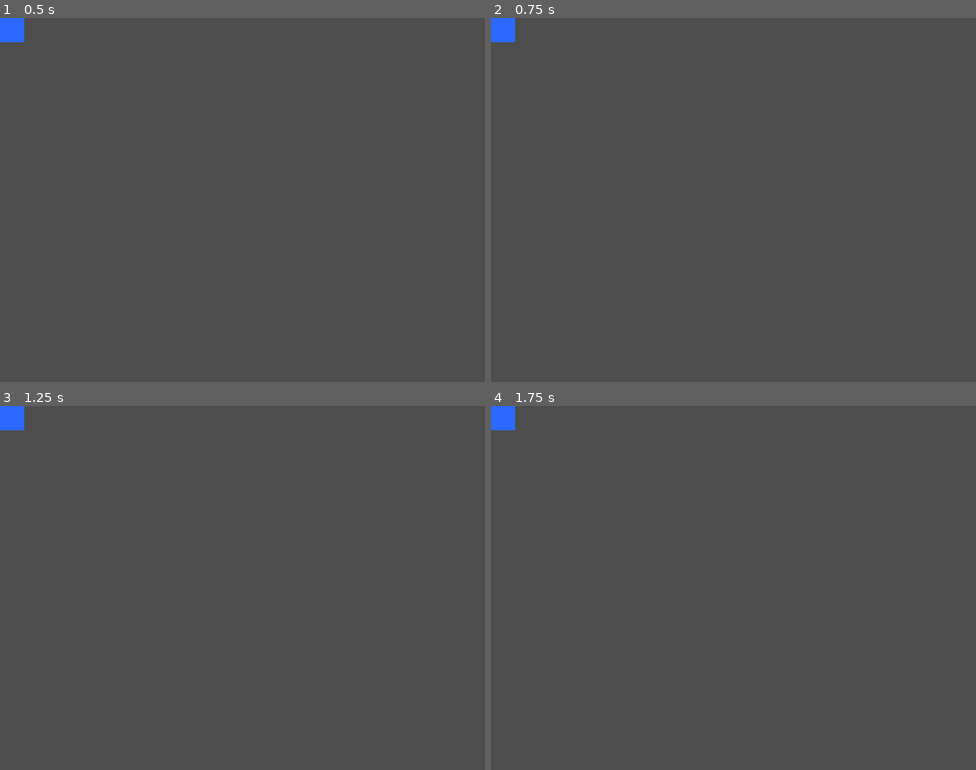
Above: before the commit, frames 1-4 (two rows, left to right).
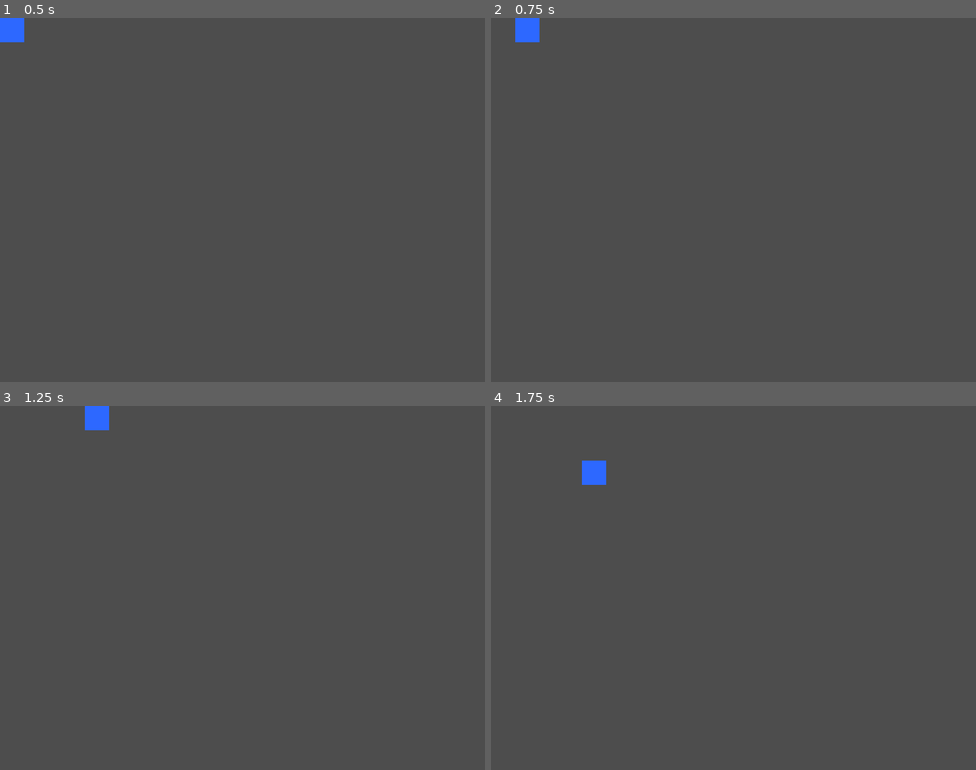
Above: after the commit, the same moments.

Repository: Programmjuan01/game_prueba_piloto
Game: Godot game, scene res://player.tscn
Two runs of this game, one before a commit and one after it. Both use one fixed random seed, a clock stepped at 60 frames per second and the inputs below. This scene is started directly instead of the project's main scene.
Inputs:
- Up to frame 1 (0.5 s): no input
- Up to frame 2 (0.75 s): tap Enter at 0.5 s; hold Right (ui_right) from 0.53 s (still down)
- Up to frame 3 (1.25 s): keep holding Right (ui_right)
- Up to frame 4 (1.75 s): release Right (ui_right) at 1.28 s; hold Down (ui_down) from 1.28 s (still down)

Frame 1 is identical in both runs. In frame 2, 0.7% of the frame differs, in the area x 0-10%, y 0-7%; in frame 3, 0.7%; in frame 4, 0.7%.

Commit message:
180226 2-55PM

Diff:
--- a/main.gd
+++ b/main.gd
@@ -38,21 +38,6 @@
 	load_game_scene()
 	# NO agregar jugador ID:1 — el servidor no es un jugador
 
-
-	multiplayer.multiplayer_peer = peer
-	print("Servidor WebSocket escuchando en puerto ", PORT)
-	if has_node("UI"):
-		get_node("UI").hide()
-	load_game_scene()
-	# NO agregar jugador ID:1 — el servidor no es un jugador
-	multiplayer.multiplayer_peer = peer
-	print("Servidor WebSocket escuchando en puerto ", PORT)
-	# Ocultar UI (no existe en headless)
-	if has_node("UI"):
-		get_node("UI").hide()
-	# Cargar escena de juego directamente
-	load_game_scene()
-
 # ──────────────────────────────────────────
 #  HOST desde editor/ejecutable con ventana
 # ──────────────────────────────────────────
@@ -64,7 +49,6 @@
 		return
 	multiplayer.multiplayer_peer = peer
 	print("Servidor WebSocket iniciado en puerto ", PORT)
-
 	load_game_scene()
 
 # ──────────────────────────────────────────
@@ -72,7 +56,17 @@
 # ──────────────────────────────────────────
 func join_game(ip: String):
 	var peer = WebSocketMultiplayerPeer.new()
-	var url = "ws://" + ip + ":" + str(PORT)
+	var url: String
+
+	if OS.get_name() == "Web":
+		# Desde el navegador: el proxy HTTPS (node server.js) escucha en el
+		# mismo puerto 8080 y reenvía al servidor Godot en 7777.
+		# wss:// es obligatorio desde páginas HTTPS (ws:// es bloqueado).
+		url = "wss://" + ip + ":8080"
+	else:
+		# Nativo (editor, ejecutable): conectar directo al servidor Godot
+		url = "ws://" + ip + ":" + str(PORT)
+
 	var err = peer.create_client(url)
 	if err != OK:
 		print("Error al conectar: ", err)
--- a/player.gd
+++ b/player.gd
@@ -1,36 +1,48 @@
 extends CharacterBody2D
 
 const SPEED = 200.0
+const INTERP_SPEED = 12.0  # Velocidad de interpolación de posición remota
+
 var player_id: int = 0
+
+# Variables sincronizadas por MultiplayerSynchronizer
+# (NO sincronizar position directamente para poder interpolar)
+var _net_position: Vector2 = Vector2.ZERO
+var _net_velocity: Vector2 = Vector2.ZERO
 
 @onready var label: Label = $Label
 @onready var sprite: ColorRect = $ColorRect
 @onready var sync: MultiplayerSynchronizer = $MultiplayerSynchronizer
 
 func _ready():
-	pass
+	_net_position = global_position
 
 func setup(id: int):
 	player_id = id
-	# Autoridad: el dueño del personaje es quien lo mueve
 	set_multiplayer_authority(id)
+	_net_position = global_position
 
-	var my_id = multiplayer.get_unique_id()
-	if my_id == id:
+	if multiplayer.get_unique_id() == id:
 		sprite.color = Color.DODGER_BLUE
 		label.text = "Tú (ID:%d)" % id
-		# Solo el dueño sincroniza hacia afuera
 		sync.set_multiplayer_authority(id)
 	else:
 		sprite.color = Color.TOMATO
 		label.text = "ID:%d" % id
 
-func _physics_process(_delta: float):
-	# Solo procesar input si este personaje me pertenece
-	if multiplayer.get_unique_id() != player_id:
-		move_and_slide()
+	# Sincronizar cada physics frame para máxima fluidez
+	sync.replication_interval = 0.0
+
+func _physics_process(delta: float):
+	if not is_multiplayer_authority():
+		# Jugador remoto:
+		# 1) Extrapolar la posición de red usando la velocidad recibida
+		_net_position += _net_velocity * delta
+		# 2) Interpolación suave hacia la posición extrapolada (corrige drift)
+		global_position = global_position.lerp(_net_position, min(INTERP_SPEED * delta, 1.0))
 		return
 
+	# Jugador local: leer input y mover
 	var direction = Vector2.ZERO
 	if Input.is_action_pressed("ui_right"): direction.x += 1
 	if Input.is_action_pressed("ui_left"):  direction.x -= 1
@@ -39,3 +51,7 @@
 
 	velocity = direction.normalized() * SPEED if direction != Vector2.ZERO else Vector2.ZERO
 	move_and_slide()
+
+	# Actualizar variables de red para que el Synchronizer las envíe
+	_net_position = global_position
+	_net_velocity = velocity
--- a/player.tscn
+++ b/player.tscn
@@ -3,9 +3,12 @@
 [ext_resource type="Script" uid="uid://bvrtvmg65ulfu" path="res://player.gd" id="1"]
 
 [sub_resource type="SceneReplicationConfig" id="SceneReplicationConfig_sh265"]
-properties/0/path = NodePath(".:position")
+properties/0/path = NodePath(".:_net_position")
 properties/0/spawn = true
 properties/0/replication_mode = 2
+properties/1/path = NodePath(".:_net_velocity")
+properties/1/spawn = false
+properties/1/replication_mode = 2
 
 [sub_resource type="RectangleShape2D" id="RectangleShape2D_4flbx"]
 size = Vector2(40, 40)
Not shown, changed: README.md
Not shown, changed: server.js
